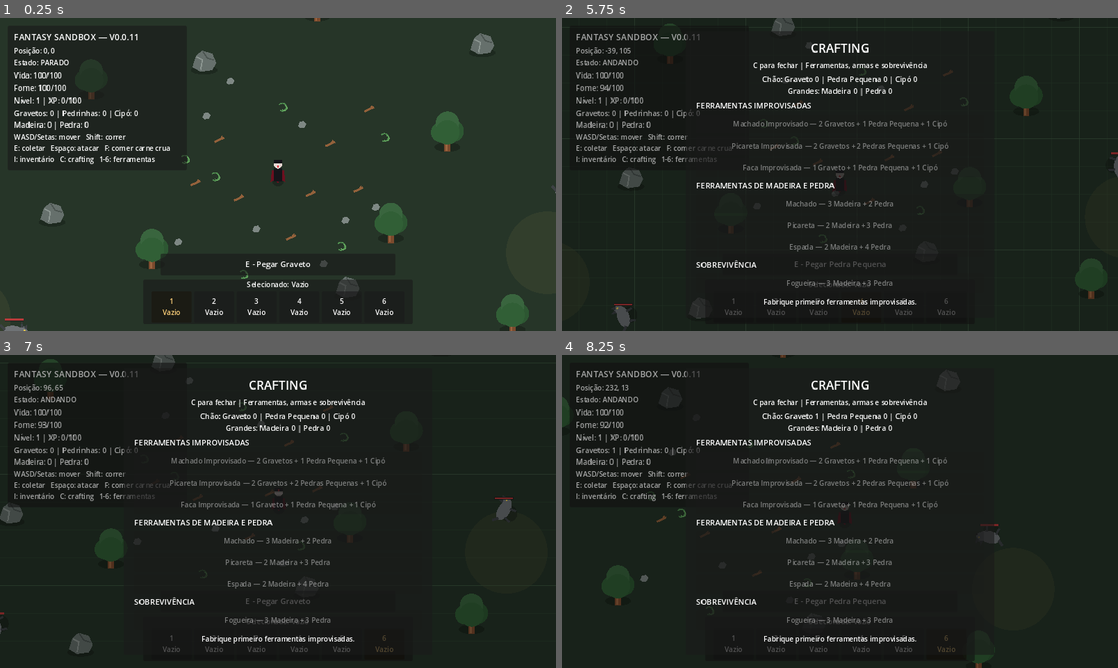
Above: before the commit, frames 1-4 (two rows, left to right).
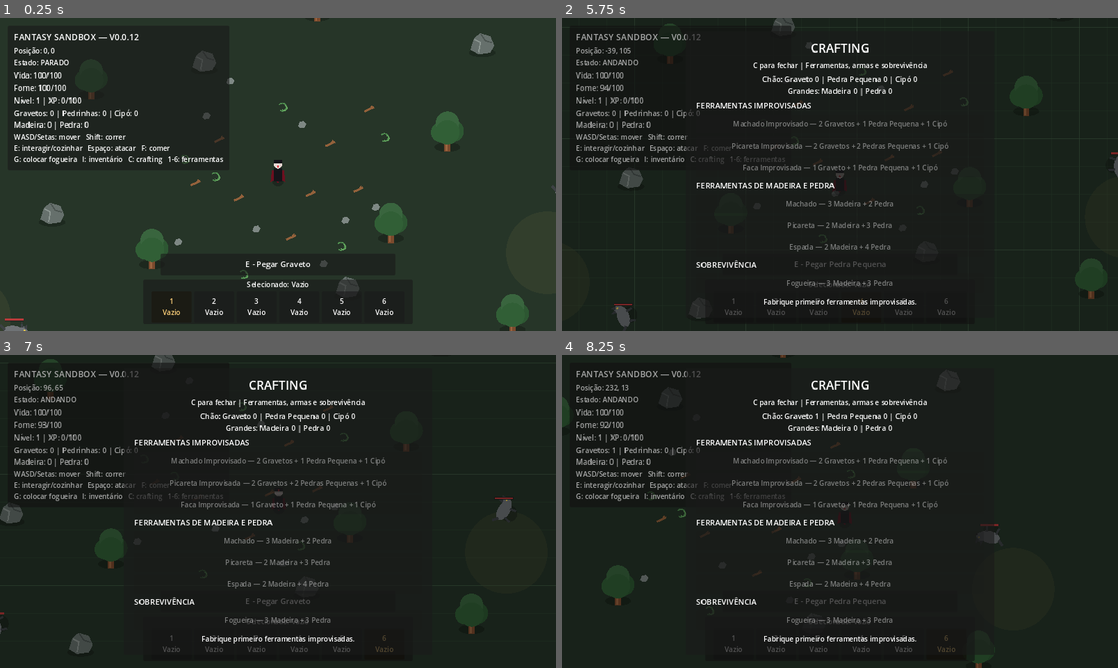
Above: after the commit, the same moments.

Repository: janduyankiingles-ops/Fantasy-Sandbox
Game: Godot game, scene res://scenes/main.tscn
Two runs of this game, one before a commit and one after it. Both use one fixed random seed, a clock stepped at 60 frames per second and the inputs below.
Inputs:
- Up to frame 1 (0.25 s): no input
- Up to frame 2 (5.75 s): tap Enter at 0.5 s; hold D 0.53-1.28 s; tap I at 0.6 s; tap Space at 0.77, 1.52, 3.02, 3.77, 4.52 s; hold S 1.28-2.03 s; tap C at 1.35 s; hold D 2.03-2.78 s; tap G at 2.1 s; hold W 2.78-3.53 s; tap 1 at 2.85 s; hold A 3.53-5.03 s; tap 2 at 3.6 s; tap 3 at 4.35 s; hold S from 5.03 s (still down); tap 4 at 5.1 s
- Up to frame 3 (7 s): release S at 5.78 s; hold D 5.78-6.53 s; tap 5 at 5.85 s; tap Space at 6.02, 6.77 s; hold W from 6.53 s (still down); tap 6 at 6.6 s
- Up to frame 4 (8.25 s): release W at 7.28 s; hold D 7.28-8.03 s; tap Shift at 7.35 s; tap Space at 7.52 s; hold S from 8.03 s (still down); hold E from 8.03 s (still down)

The runs differ from the first frame. In frame 1, 0.9% of the frame differs, in the area x 2-42%, y 5-47%; in frame 2, 0.6%; in frame 3, 0.6%; in frame 4, 0.6%.

Commit message:
v0.0.12: update HUD controls for campfire cooking

Diff:
--- a/scenes/main.tscn
+++ b/scenes/main.tscn
@@ -48,7 +48,7 @@
 
 [node name="Title" type="Label" parent="HUD/Panel/Margin/VBox"]
 theme_override_font_sizes/font_size = 20
-text = "FANTASY SANDBOX — V0.0.11"
+text = "FANTASY SANDBOX — V0.0.12"
 
 [node name="PositionLabel" type="Label" parent="HUD/Panel/Margin/VBox"]
 text = "Posição: 0, 0"
@@ -73,7 +73,7 @@
 text = "Gravetos: 0 | Pedrinhas: 0 | Cipó: 0\nMadeira: 0 | Pedra: 0"
 
 [node name="Controls" type="Label" parent="HUD/Panel/Margin/VBox"]
-text = "WASD/Setas: mover   Shift: correr\nE: coletar   Espaço: atacar   F: comer carne crua\nI: inventário   C: crafting   1-6: ferramentas"
+text = "WASD/Setas: mover   Shift: correr\nE: interagir/cozinhar   Espaço: atacar   F: comer\nG: colocar fogueira   I: inventário   C: crafting   1-6: ferramentas"
 
 [node name="InteractionPanel" type="PanelContainer" parent="HUD"]
 visible = false
